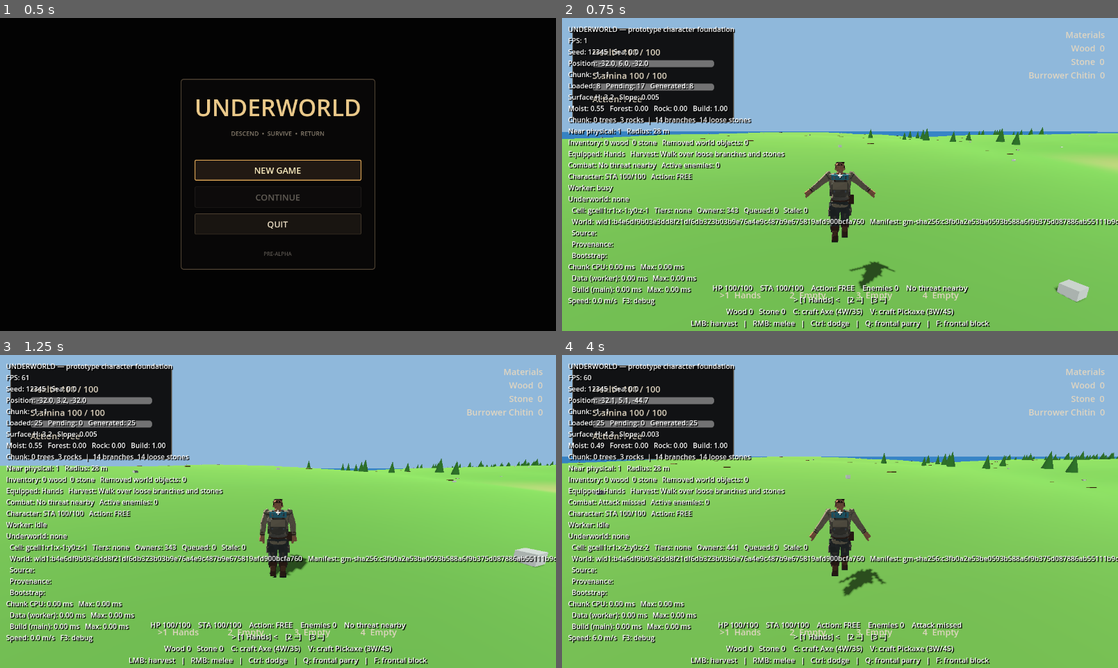
Above: before the commit, frames 1-4 (two rows, left to right).
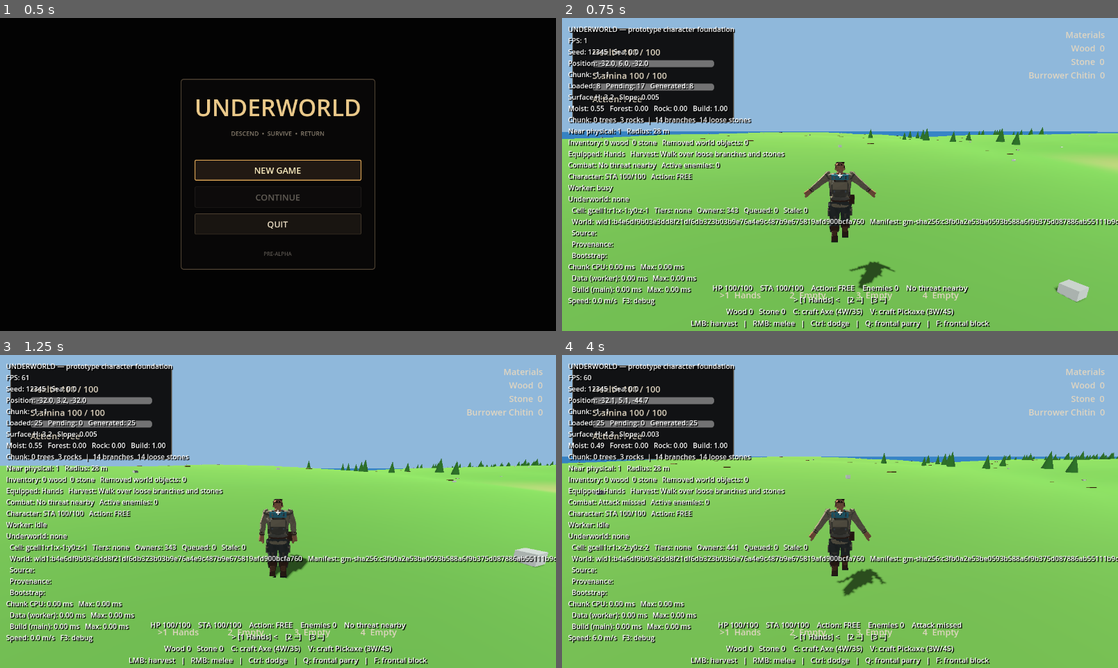
Above: after the commit, the same moments.

Repository: KevinRabbe/underworld
Game: Godot game, scene res://app/app_root.tscn
Two runs of this game, one before a commit and one after it. Both use one fixed random seed, a clock stepped at 60 frames per second and the inputs below.
Inputs (mouse positions are in pixels of both pictures, inside the frame that each line leads up to):
- Up to frame 1 (0.5 s): no input
- Up to frame 2 (0.75 s): click "NEW GAME" at 0.5 s
- Up to frame 3 (1.25 s): no input
- Up to frame 4 (4 s): tap Enter at 1.25 s; move the mouse to (867, 511) at 1.27 s; hold F (block) 1.28-2.03 s; hold W (move_forward) from 1.28 s (still down); click (867, 511) at 1.42 s; tap Space (jump) at 1.52, 2.27, 3.77 s; move the mouse to (812, 511) at 2.02 s; tap E (attack_heavy) at 2.1 s; tap F (block) at 2.3, 3.05, 3.6 s; move the mouse to (851, 505) at 2.77 s; hold Right mouse button (attack_light) 2.78-3.53 s; move the mouse to (834, 517) at 3.52 s; click (834, 517) at 3.67 s

Frame 1 is identical in both runs. In frame 2, 0.2% of the frame differs, in the area x 43-60%, y 48-87%; in frame 3, 0.1%; in frame 4, 0.2%.

Commit message:
CHAR-PRESENT-001: preserve broad-neutral width contract

Diff:
--- a/presentation/characters/faceted/faceted_humanoid_body_profile.gd
+++ b/presentation/characters/faceted/faceted_humanoid_body_profile.gd
@@ -10,17 +10,16 @@
 @export var profile_id: String = ""
 @export var revision: int = CONTRACT_REVISION
 @export var height: float = 1.80
-# The baseline intentionally follows the locked turnaround rather than a
-# generic broad mannequin: roughly 7.2 heads tall, longer legs, a compact
-# torso, and enough shoulder width for the expedition layers without the
-# previous blocky superhero taper.
-@export var shoulder_width: float = 0.555
-@export var chest_width: float = 0.455
+# Preserve the accepted broad-neutral width controls while converging the
+# vertical silhouette on the locked turnaround: roughly 7.2 heads tall,
+# longer legs, a more compact torso, and less mannequin-like limb/head mass.
+@export var shoulder_width: float = 0.58
+@export var chest_width: float = 0.48
 @export var chest_depth: float = 0.285
 @export var waist_width: float = 0.355
-@export var pelvis_width: float = 0.395
-@export var thigh_diameter: float = 0.185
-@export var calf_diameter: float = 0.145
+@export var pelvis_width: float = 0.42
+@export var thigh_diameter: float = 0.20
+@export var calf_diameter: float = 0.16
 @export var ankle_width: float = 0.095
 @export var foot_length: float = 0.275
 @export var foot_width: float = 0.115
